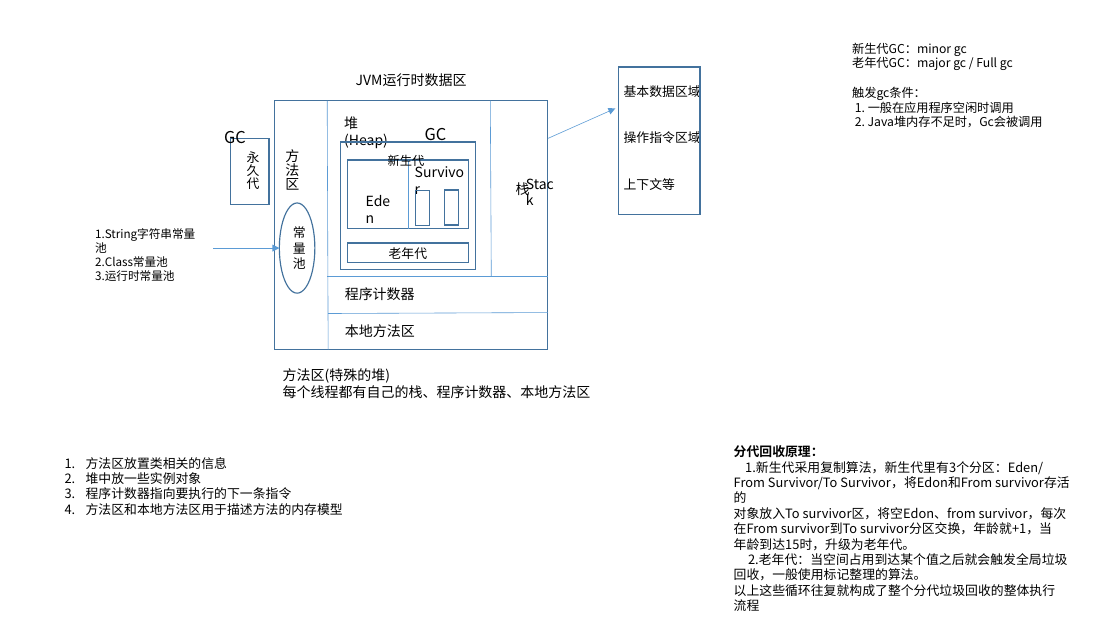
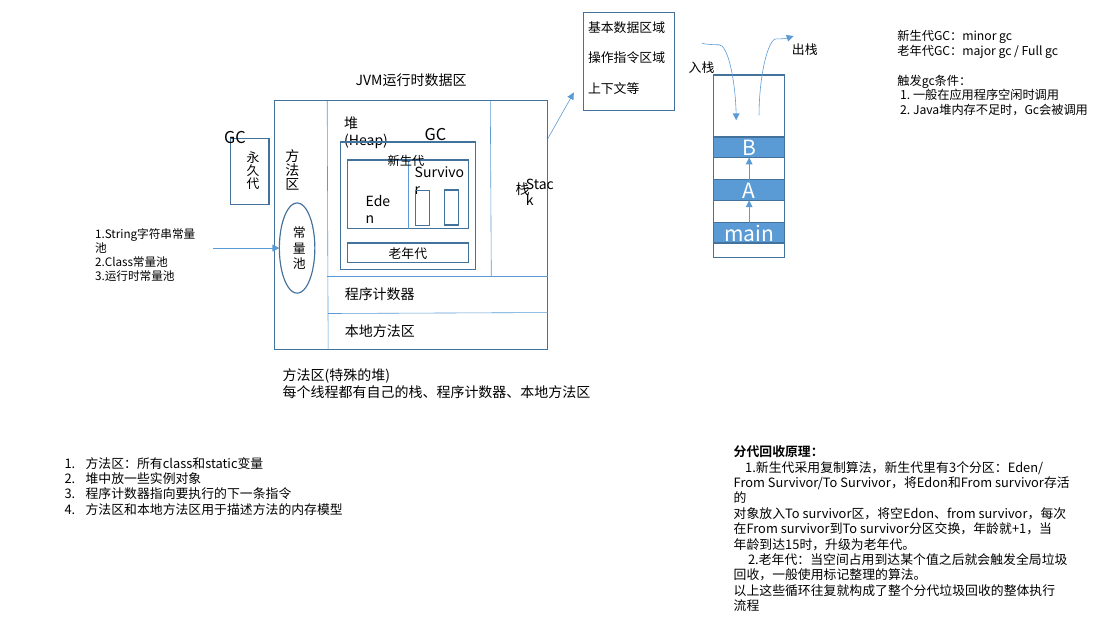
Before and after one commit to dengboyu/future, a slide deck: slide 2 of doc/doc.pptx. Drawn at 1120x630 pixels with LibreOffice and Linux fonts; fonts in the diff are those of the drawing. Boxes give left, top, right and bottom in pixels: in the first picture for what was removed or moved away, otherwise in the second. Text is boxed around its words. In the diff, an @@ line names an element or a change of style, - is before the commit and + after.

```diff
--- a/doc/doc.pptx
+++ b/doc/doc.pptx
@@ text "基本数据区域" rewrapped from bbox=[624, 83, 701, 190] to bbox=[588, 21, 665, 94] @@
@@ rectangle: place and size @@
-rectangle at bbox=[619, 67, 701, 215]
+rectangle at bbox=[584, 13, 675, 111]
@@ text "新生代GC：minor gc": place and size @@
-text "新生代GC：minor gc" at bbox=[852, 42, 1043, 127]
+text "新生代GC：minor gc" at bbox=[897, 29, 1088, 115]
@@ curved arrow added from (702, 43) to (736, 120), #5B9BD5 0.5 pt @@
@@ curved arrow added from (760, 115) to (794, 36), #5B9BD5 0.5 pt @@
@@ text added at bbox=[792, 43, 818, 55], 11 pt, text #000000 @@
+出栈
@@ text added at bbox=[689, 61, 715, 77], 11 pt, text #000000 @@
+入栈
@@ rectangle added at bbox=[714, 75, 785, 257], outline #43739E 1 pt @@
@@ arrow moved from (548, 139) - (616, 108) to (548, 139) - (574, 92) @@
@@ rectangle added at bbox=[714, 137, 785, 157], fill #5B9BD5, outline #43739E 1 pt, 18 pt, text #FFFFFF @@
+B
@@ arrow added from (749, 180) to (749, 157), #5B9BD5 0.5 pt @@
@@ rectangle added at bbox=[714, 180, 785, 200], fill #5B9BD5, outline #43739E 1 pt, 18 pt, text #FFFFFF @@
+A
@@ arrow added from (749, 223) to (749, 200), #5B9BD5 0.5 pt @@
@@ rectangle added at bbox=[714, 223, 785, 243], fill #5B9BD5, outline #43739E 1 pt, 18 pt, text #FFFFFF @@
+main
@@ text at bbox=[86, 457, 264, 469]: text changed @@
-1. 方法区放置类相关的信息
+1. 方法区：所有class和static变量
```
Also in this commit, not shown: 1 other file.
